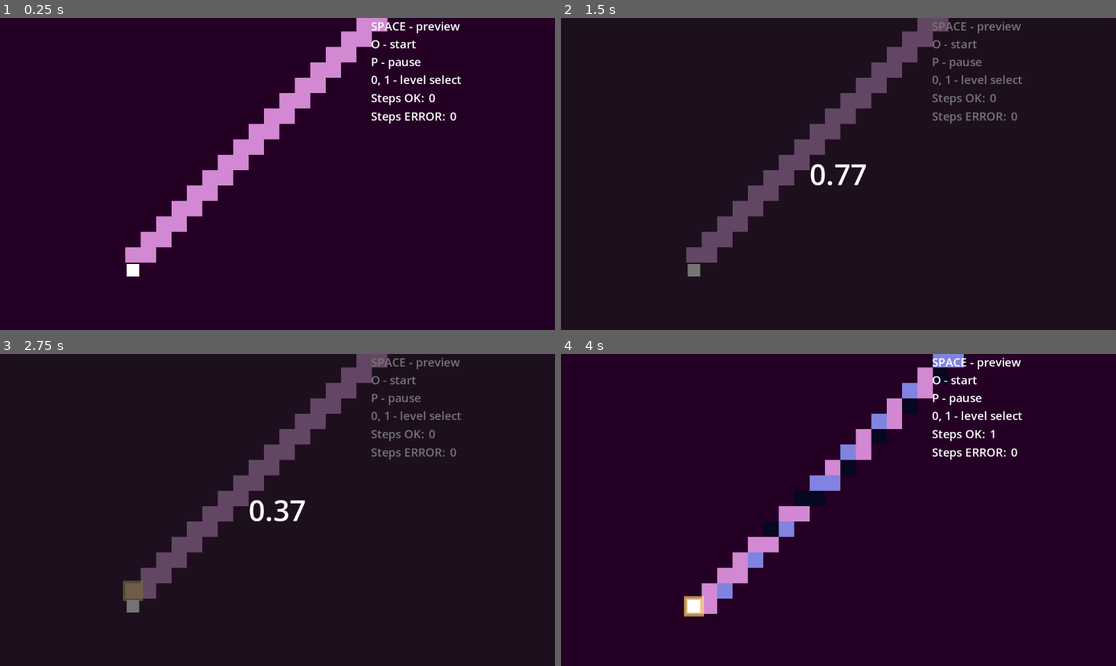
Above: before the commit, frames 1-4 (two rows, left to right).
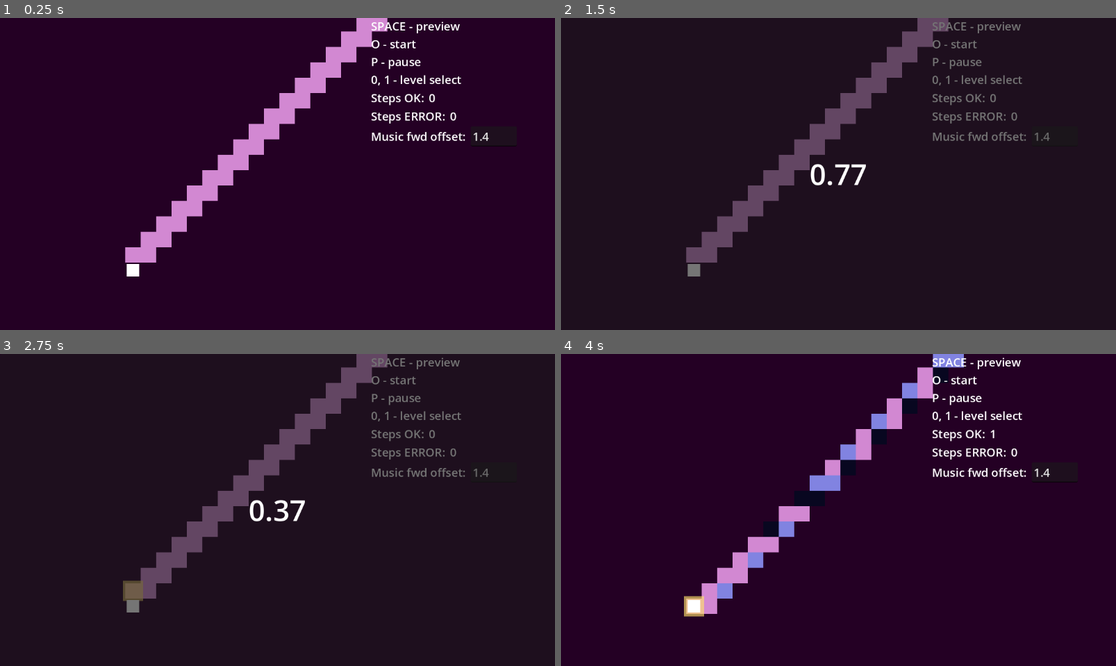
Above: after the commit, the same moments.

Repository: OatmealLick/gotta-go-fast
Game: Godot game, scene res://Game.tscn
The game is run twice, just before and just after one commit, with the same random seed, the same clock (stepped at 60 frames per second) and the same inputs.
Inputs:
- Up to frame 1 (0.25 s): no input
- Up to frame 2 (1.5 s): tap Enter at 0.5 s; hold D (move_right) 0.53-1.28 s; tap 0 (select_level_0) at 0.6 s; tap Space (start_preview) at 1.25 s; hold S (move_down) from 1.28 s (still down); tap 1 (select_level_1) at 1.35 s
- Up to frame 3 (2.75 s): release S (move_down) at 2.03 s; hold D (move_right) from 2.03 s (still down); tap O (start_level) at 2.1 s
- Up to frame 4 (4 s): release D (move_right) at 2.78 s; hold W (move_up) 2.78-3.53 s; tap Space (start_preview) at 2.85 s; hold A (move_left) from 3.53 s (still down); tap P (stop_level) at 3.6 s

The runs differ from the first frame. In frame 1, 0.3% of the frame differs, in the area x 66-89%, y 36-40%; in frame 2, 0.2%; in frame 3, 0.2%; in frame 4, 0.3%.

Commit message:
upu upup up

Diff:
--- a/Game.tscn
+++ b/Game.tscn
@@ -778,7 +778,6 @@
 text = "0"
 
 [node name="SongDelay" type="HBoxContainer" parent="CanvasLayer/UI/HBoxContainer/Right"]
-visible = false
 layout_mode = 2
 
 [node name="Label" type="Label" parent="CanvasLayer/UI/HBoxContainer/Right/SongDelay"]
--- a/Levels.gd
+++ b/Levels.gd
@@ -26,6 +26,7 @@
 	audio_player.stream = music[Global.current_level]
 	for c in get_children():
 		levels.append(c)
+	song_delay_label.text = str(music_offsets[Global.current_level])
 
 
 func _process(delta):
@@ -54,6 +55,7 @@
 func _select_level(number: int):
 	Global.current_level = number
 	audio_player.stream = music[number]
+	song_delay_label.text = str(music_offsets[number])
 	for i in range(get_child_count()):
 		var level = get_child(i) as Level
 		if i == number:
